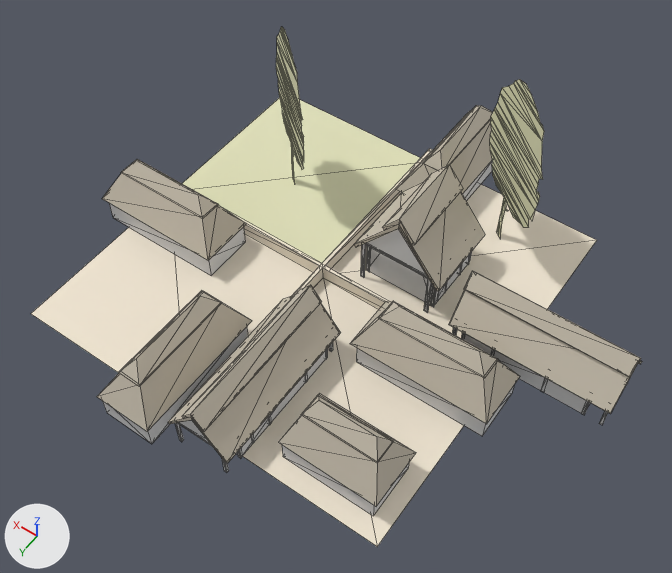
The OBJ model assets/stl_export/11w1.obj as it was, and as the next commit left it.
Rendered twice from a 50 mm lens placed at (-25.9, 34.6, 54.0), pointed at (-3.4, 3.0, 4.4). Every picture has the same lights, and +X, +Y and +Z are marked at lower left. The first picture is the older version. Mesh edges are drawn as thin lines. Where no turn or scale is listed for an object, it has been applied to the vertices. Vertices at exactly the same position are counted once.

Before the edit, the objects in view are built like this:
```python
mat_cortyard = principled_material('cortyard')
mat_cortyard.base_color = (0.878, 0.792, 0.651)  # pale yellow #f1e6d3
mat_cortyard.roughness = 1.0
mat_straw = principled_material('straw')
mat_straw.base_color = (0.569, 0.514, 0.42)  # light grey #c7bead
mat_straw.roughness = 1.0
me_11w1 = bpy.data.meshes.new('11w1')
me_11w1.from_pydata(...)  # 766 vertices, 1116 faces; spans x -22.6..17.1, y -19.4..17.9, z -0.3..14.4
# faces by material slot: [210, 726, 138, 42]
me_11w1.materials.append(mat_straw)  # light grey #c7bead
me_11w1.materials.append(mat_default)  # light grey #dadada
me_11w1.materials.append(mat_w)  # beige #e2e2bc
me_11w1.materials.append(mat_cortyard)  # pale yellow #f1e6d3
ob_11w1 = bpy.data.objects.new('11w1', me_11w1)
ob_11w1.location = (0.0, 0.0, 0.0)
```
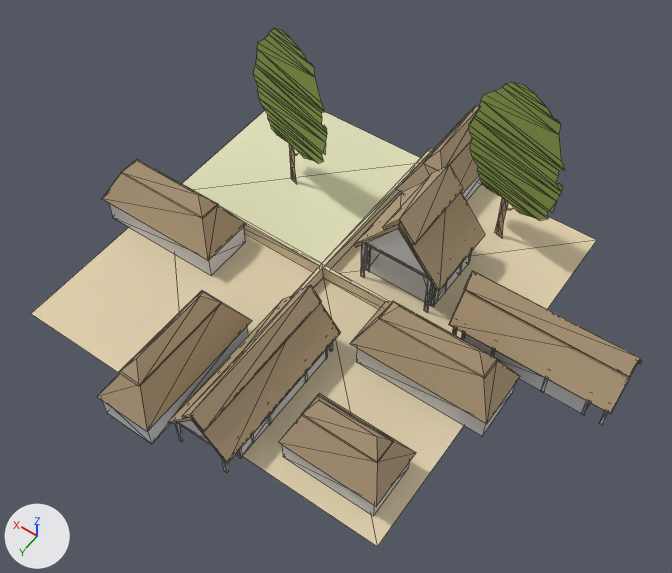
Boxes (x1, y1, x2, y2) around the edits, measured in the pictures (672 x 573 px; the box of a moved part takes in the faces that stretch with it):
'11w1', recoloured, reshaped (pale yellow to beige): before (31, 27, 642, 547); after (31, 29, 642, 547)
part 1 of me_11w1, moved or reshaped: before (277, 27, 544, 223); after (256, 29, 565, 221)
part 2 of me_11w1, recoloured: before (292, 147, 504, 238); after (290, 163, 508, 238)
part 3 of me_11w1, recoloured: before (276, 58, 540, 228); after (254, 64, 563, 221)

The change in detail:
Material 'straw' (mat_straw) changes colour from light grey #c7bead to beige #b29c7d; in linear values from (0.569, 0.514, 0.42) to (0.447, 0.333, 0.204).
Material 'cortyard' (mat_cortyard) changes colour from pale yellow #f1e6d3 to beige #e2d1af; in linear values from (0.878, 0.792, 0.651) to (0.757, 0.639, 0.427).
Material 'tree' (mat_tree) is new.
Its base color is (0.294, 0.4, 0.0902) (green #94aa55).
Its roughness is 1.0.
me_11w1 has 766 vertices, 1116 faces and spans x -22.6..17.1, y -19.4..17.9, z -0.3..14.4.
me_11w1 is used by ob_11w1; location (0.0, 0.0, 0.0).
Part 1, on me_11w1:
49 vertices are removed from x -11.8..10.8, y -13.4..-4.1, z 2.4..14.4.
71 faces are deleted.
5 vertices in x -8.4..8.1, y -11.2..-6.9, z -0.3..3.9 move by (0.1, 0.1, 0.0).
4 vertices in x -11.8..4.8, y -8.6..-4.2, z 4.9..5.9 move by (-0.8, -1.5, 0.0).
4 vertices in x -11.5..4.9, y -8.7..-4.4, z 5.7..9.0 move by (-0.7, -1.4, 0.0).
4 vertices in x -11.8..4.8, y -8.6..-4.3, z 5.7..9.3 move by (-0.7, -1.5, 0.0).
4 vertices in x -5.6..11.0, y -13.6..-9.3, z 6.4..9.1 move by (0.8, 1.5, 0.0).
4 vertices in x -12.0..4.5, y -8.3..-4.0, z 7.6..8.7 move by (-0.8, -1.7, 0.0).
49 vertices move from x -11.9..11.3, y -13.9..-4.0, z -0.3..9.4 to x -12.8..12.1, y -12.1..-5.7, z -0.3..9.4.
49 vertices are added at x -12.7..11.5, y -12.0..-5.7, z 2.4..14.4.
21 new faces join them, mat_straw (beige #b29c7d).
50 new faces join them, mat_tree (green #94aa55).
me_11w1 part 2: 19 faces spanning x -9.0..8.2, y -11.1..-6.7, z -0.3..3.9 switch from mat_w (beige #e2e2bc) to mat_straw (beige #b29c7d).
me_11w1 part 3: 50 faces spanning x -12.8..12.1, y -12.1..-5.7, z 3.4..9.4 switch from mat_w (beige #e2e2bc) to mat_tree (green #94aa55).
